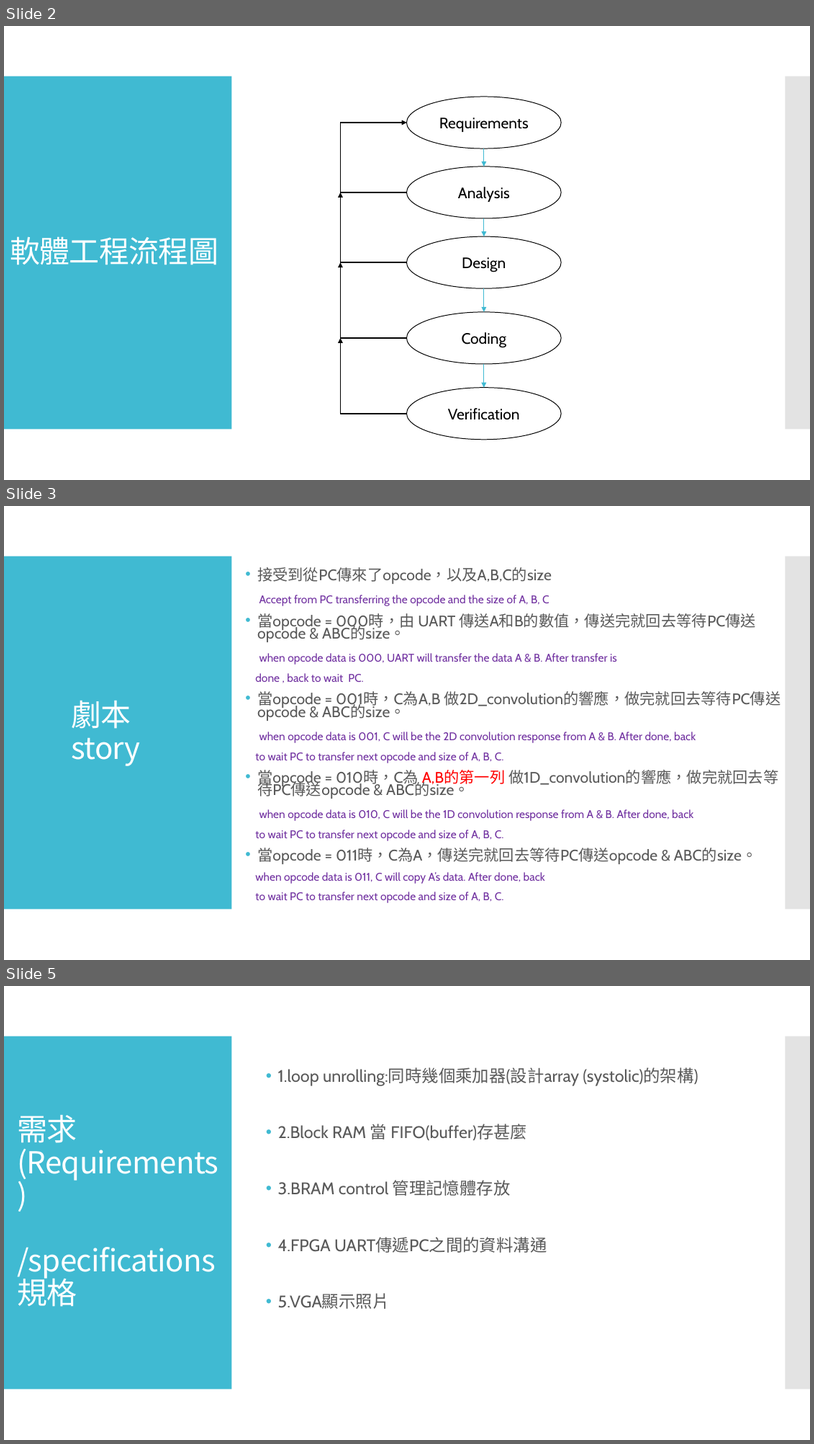
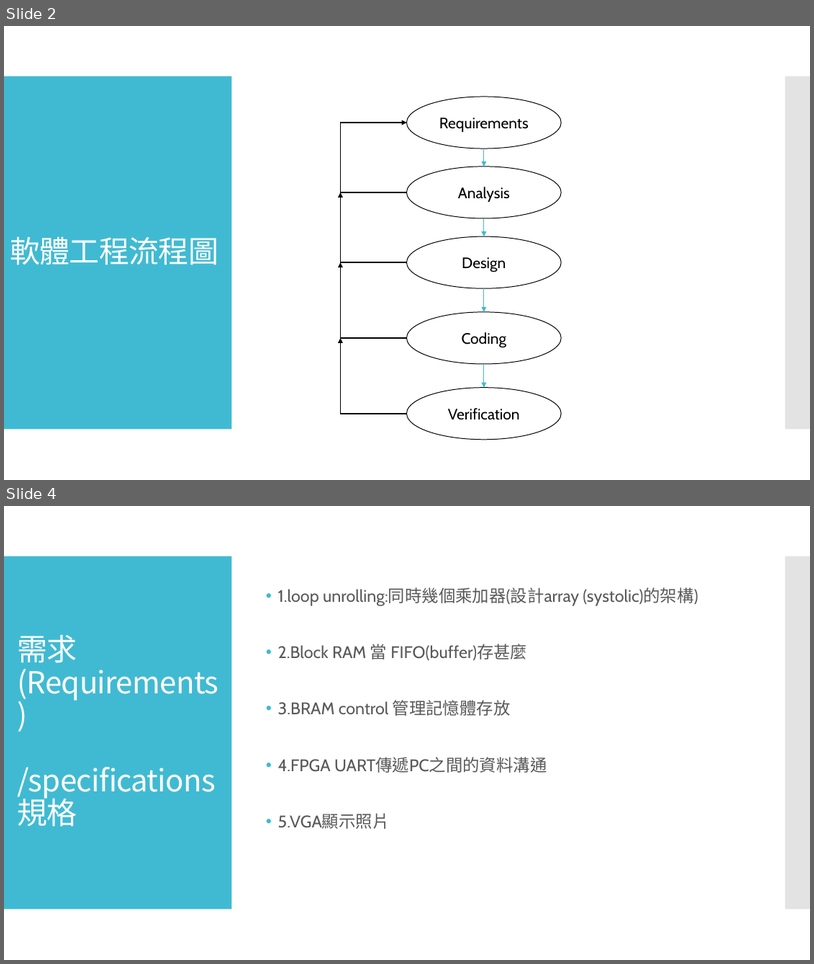
Before and after one commit to BBS86x1023/FPGA-simple-TPU, a slide deck: FPGA Final Project.pptx. Shown one above the other, each under a label of ours: slides 2, 3 and 5 before the commit, slides 2 and 4 after it; the slides between them are not shown. The pictures are 814x1444 and 814x964 pixels, drawn with LibreOffice and Linux fonts; fonts in the diff are those of the drawing. Boxes give left, top, right and bottom in pixels: in the first picture for what was removed or moved away, otherwise in the second. Text is boxed around its words. In the diff, an @@ line names an element or a change of style, - is before the commit and + after.

```diff
--- a/FPGA Final Project.pptx
+++ b/FPGA Final Project.pptx
@@ slide 3 removed at (4,506,810,960), background #FFFFFF; not listed: 2 template elements that a slide beside it also shows @@
@@ text removed at (255,567,781,903) @@
-• 接受到從PC傳來了opcode，以及A,B,C的size
-Accept from PC transferring the opcode and the size of A, B, C
-• 當opcode = 000時，由 UART 傳送A和B的數值，傳送完就回去等待PC傳送opcode & ABC的size。
-when opcode data is 000, UART will transfer the data A & B. After transfer is
-done , back to wait PC.
-• 當opcode = 001時，C為A,B 做2D_convolution的響應，做完就回去等待PC傳送opcode & ABC的size。
-when opcode data is 001, C will be the 2D convolution response from A & B. After done, back
-to wait PC to transfer next opcode and size of A, B, C.
-• 當opcode = 010時，C為 A,B的第一列 做1D_convolution的響應，做完就回去等待PC傳送opcode & ABC的size。
-when opcode data is 010, C will be the 1D convolution response from A & B. After done, back
-to wait PC to transfer next opcode and size of A, B, C.
-• 當opcode = 011時，C為A，傳送完就回去等待PC傳送opcode & ABC的size。
-when opcode data is 011, C will copy A’s data. After done, back
-to wait PC to transfer next opcode and size of A, B, C.
@@ title removed at (72,700,141,766) @@
-劇本
-story
@@ what was slide 5 is now slide 4 @@
```
Also in this commit, not shown: 2 slides changed, 1 slide added, 2 other slides removed.
